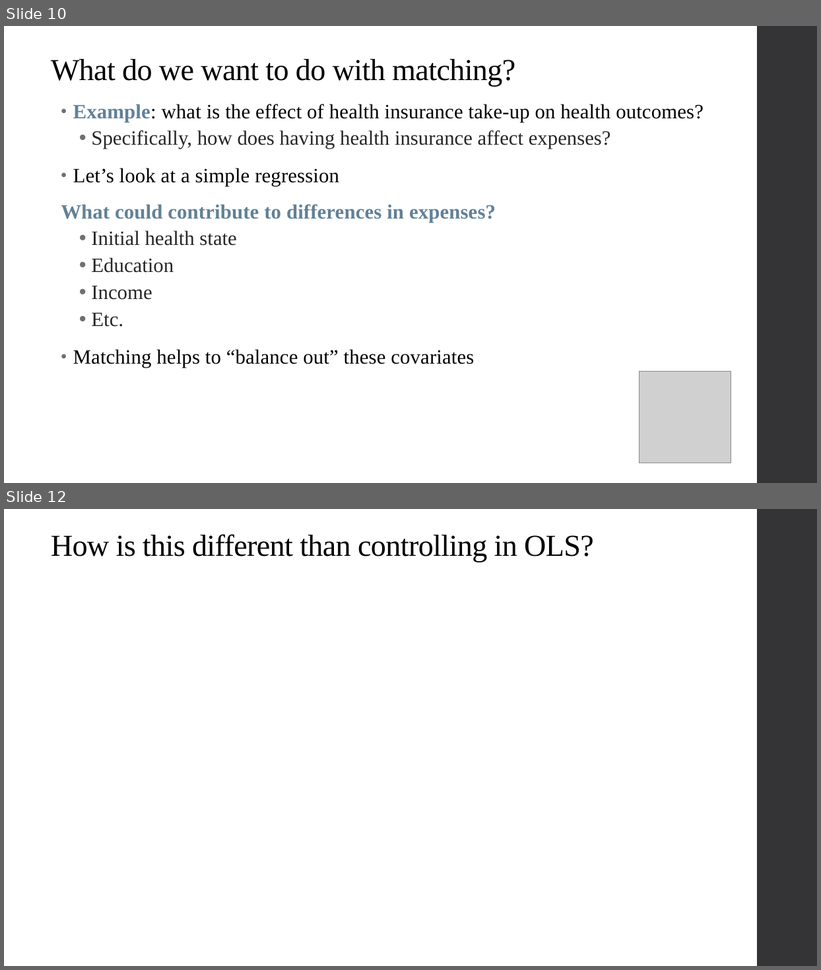
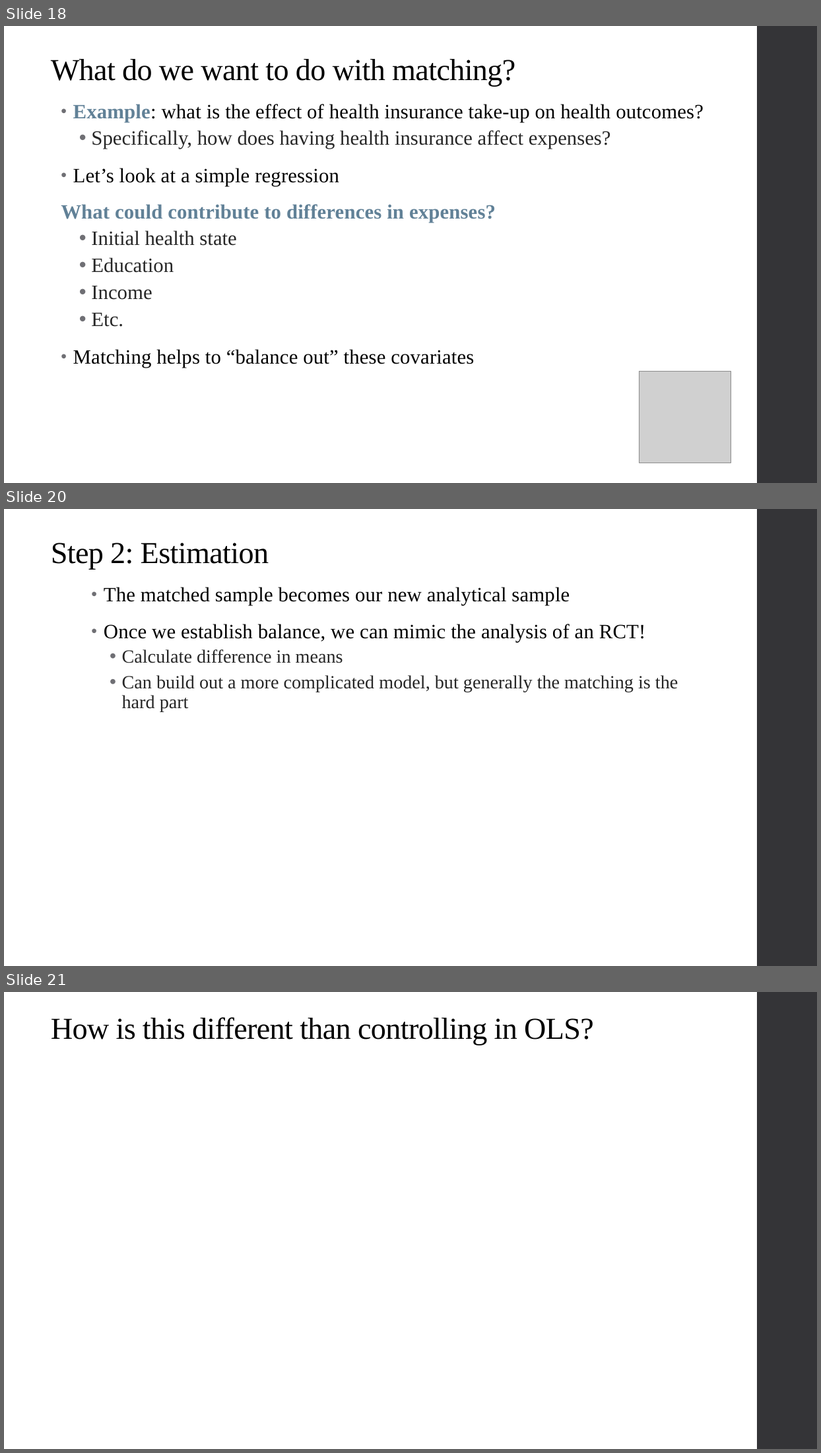
Before and after one commit to qiufei/fork-HAD5744, a slide deck: Lecture05_Matching/Lecture5_Matching_2022F.pptx. Shown one above the other, each under a label of ours: slides 10 and 12 before the commit, slides 18, 20 and 21 after it; the slides between them are not shown. The pictures are 821x970 and 821x1453 pixels, drawn with LibreOffice and Linux fonts; fonts in the diff are those of the drawing; grey boxes stand for pictures. Boxes give left, top, right and bottom in pixels: in the first picture for what was removed or moved away, otherwise in the second. Text is boxed around its words. In the diff, an @@ line names an element or a change of style, - is before the commit and + after.

```diff
--- a/Lecture05_Matching/Lecture5_Matching_2022F.pptx
+++ b/Lecture05_Matching/Lecture5_Matching_2022F.pptx
@@ slide 20 added at (4, 509, 817, 966), background #FFFFFF; not listed: 1 template element that a slide beside it also shows @@
@@ title added at (51, 543, 269, 569), 36 pt, text #000000 @@
+Step 2: Estimation
@@ text added at (104, 587, 678, 712), 24 pt, text #000000 @@
+• The matched sample becomes our new analytical sample
+• Once we establish balance, we can mimic the analysis of an RCT!
+  • Calculate difference in means
+  • Can build out a more complicated model, but generally the matching is the hard part
@@ what was slide 10 is now slide 18 @@
@@ what was slide 12 is now slide 21 @@
```
Also in this commit, not shown: 7 slides changed, 12 other slides added, 2 slides removed, 35 other files.
